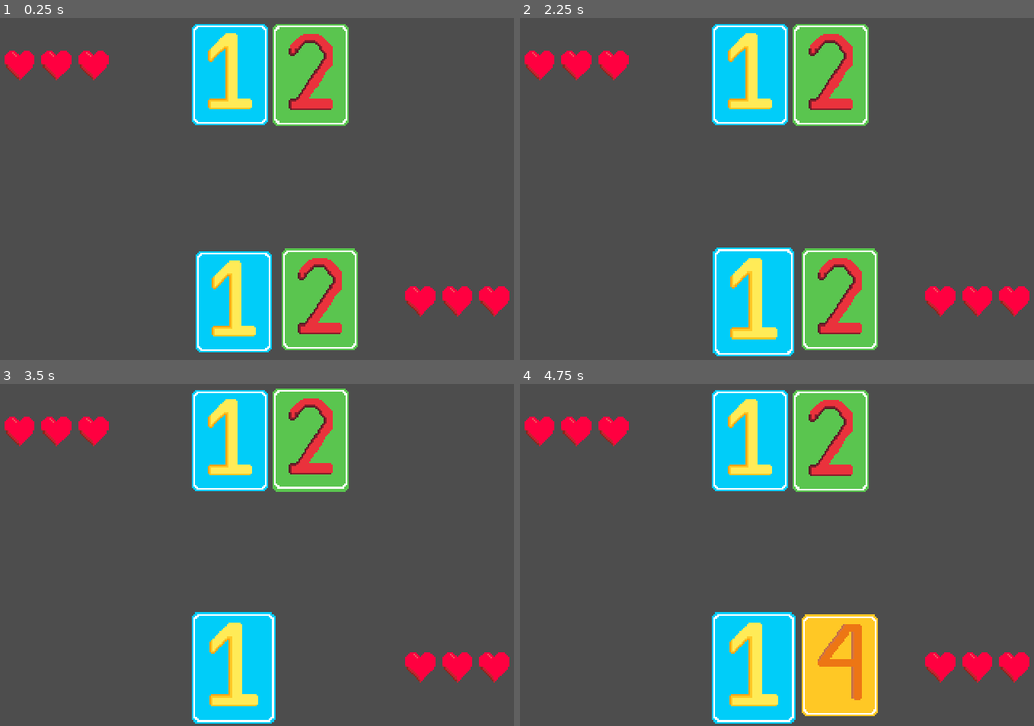
Above: before the commit, frames 1-4 (two rows, left to right).
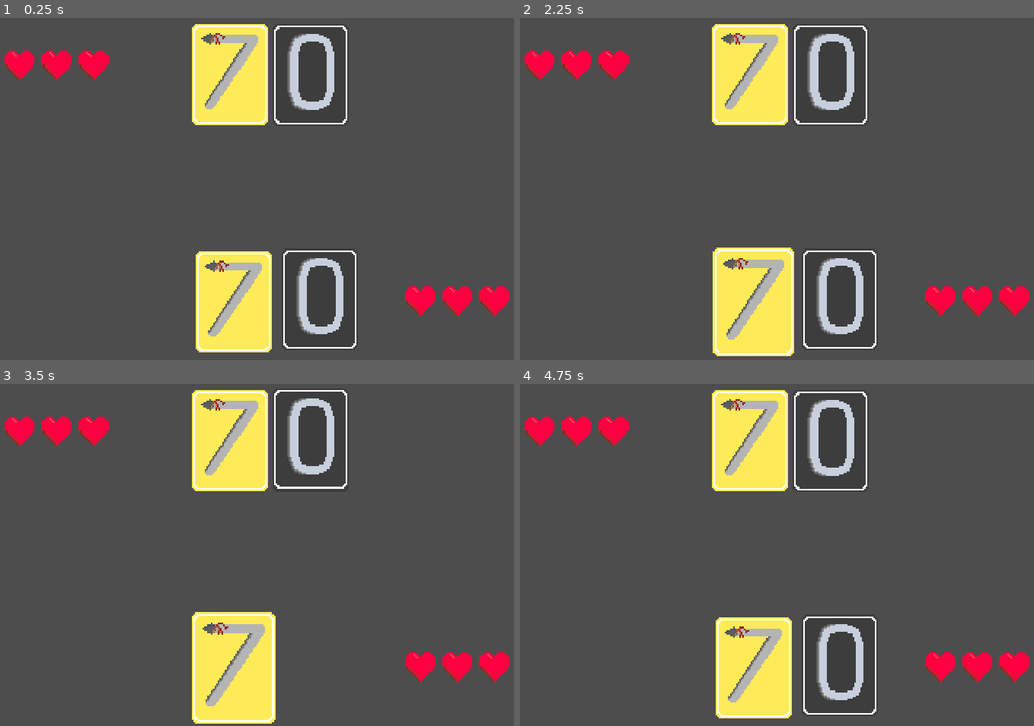
Above: after the commit, the same moments.

Repository: Hex-4/chop-chop-game-thing
Game: Godot game, scene res://dragging.tscn
Two runs of this game, one before a commit and one after it. Both use one fixed random seed, a clock stepped at 60 frames per second and the inputs below.
Inputs (mouse positions are in pixels of both pictures, inside the frame that each line leads up to):
- Up to frame 1 (0.25 s): no input
- Up to frame 2 (2.25 s): tap Enter at 0.5 s; drag from (751, 76) to (751, 301) at 0.52 s; drag from (828, 76) to (751, 301) at 1.27 s; click (751, 301) at 2.17 s
- Up to frame 3 (3.5 s): tap Space at 2.75 s; drag from (318, 664) to (308, 442) at 2.77 s
- Up to frame 4 (4.75 s): move the mouse to (967, 606) at 3.52 s; click (967, 606) at 3.67 s; drag from (602, 503) to (751, 667) at 4.27 s

The runs differ from the first frame. In frame 1, 15% of the frame differs, in the area x 37-70%, y 1-98%; in frame 2, 16%; in frame 3, 12%; in frame 4, 17%, in the area x 37-70%, y 1-100%.
Error before the commit: Invalid access to property or key 'position' on a base object of type 'InputEventKey'. (res://card.gd:48)

Commit message:
Add stuff including win/lose, yay

Diff:
--- /dev/null
+++ b/bottom_win.tscn
@@ -0,0 +1,33 @@
+[gd_scene format=3 uid="uid://dbd70nkde2fwm"]
+
+[node name="Node2D" type="Node2D"]
+
+[node name="RichTextLabel" type="RichTextLabel" parent="."]
+anchors_preset = 5
+anchor_left = 0.5
+anchor_right = 0.5
+offset_left = 194.0
+offset_top = 495.0
+offset_right = 1026.0
+offset_bottom = 641.0
+grow_horizontal = 2
+size_flags_horizontal = 4
+size_flags_vertical = 4
+theme_override_font_sizes/normal_font_size = 100
+bbcode_enabled = true
+text = "[rainbow freq=0.1 sat=0.8 val=0.8][wave amp=150.0 freq=3.0 connected=1]BOTTOM WINS![/wave][/rainbow]"
+
+[node name="RichTextLabel2" type="RichTextLabel" parent="."]
+anchors_preset = 5
+anchor_left = 0.5
+anchor_right = 0.5
+offset_left = 289.0
+offset_top = -6.0
+offset_right = 1041.0
+offset_bottom = 140.0
+grow_horizontal = 2
+size_flags_horizontal = 4
+size_flags_vertical = 4
+theme_override_font_sizes/normal_font_size = 100
+bbcode_enabled = true
+text = "[shake rate=25.0 level=8connected=1]top loses :([/shake]"
--- a/card.gd
+++ b/card.gd
@@ -24,13 +24,28 @@
 
 @onready var sprite = $Testcard
 
+@export var broken = false
+
+var hearts: Node2D
+var enemy_hearts: Node2D
+
 @export var number = 1
+
+@export var enemy_cards: Array[Node2D]
 
 signal played
 
 func _ready():
 	sprite.animation = str(number)
 	played.connect(manager.card_played)
+	if team == 0:
+		hearts = $"../Hearts Bottom"
+		enemy_hearts = $"../../Top team/Hearts Top"
+	elif team == 1:
+		hearts = $"../Hearts Top"
+		enemy_hearts = $"../../Bottom team/Hearts Bottom"
+	print(enemy_hearts)
+	print(hearts)
 
 
 func _process(delta):
@@ -42,48 +57,59 @@
 
 
 func _input(event):
-	if event is InputEventMouseMotion or InputEventMouseButton:
-		var shape_global_rect = $CollisionShape2D.shape.get_rect()
-		shape_global_rect = Rect2(shape_global_rect.position + position, shape_global_rect.size)
-		if shape_global_rect.has_point(event.position):
-
-			if event is InputEventMouseButton and event.double_click:
-				print("ATTAC")
-			if event.button_mask == 1 and (get_parent() == manager.playing) and event is InputEventMouseMotion:
-				cards_that_are_not_being_dragged = []
-				for i in get_tree().get_nodes_in_group("card"):
-					if i.canDrag == false or i == self:
-						cards_that_are_not_being_dragged.append(i)
-				if len(cards_that_are_not_being_dragged) == len(get_tree().get_nodes_in_group("card")):
-					if canDrag == false:
-						prev_pos = position
-					canDrag = true
-
-					z_index = 1000
-			elif event is InputEventMouseButton and event.button_mask == 1 and not canDrag and scale == Vector2(1,1):
-				var active_card: Node = null
-				for i in get_tree().get_nodes_in_group("card"):
-					if i.active:
-						active_card = i
-						break
-				if active_card:
-					active_card.swap(self)
-					var tween = get_tree().create_tween()
-					active = false
-					tween.tween_property(self, "scale", Vector2(1,1), 0.2).set_trans(Tween.TRANS_CUBIC).set_ease(Tween.EASE_OUT)
-
-				elif (get_parent() == manager.playing):
-					var tween = get_tree().create_tween()
-					print("card clicked")
-					active = true
-					tween.tween_property(self, "scale", Vector2(1.1,1.1), 0.2).set_trans(Tween.TRANS_CUBIC).set_ease(Tween.EASE_OUT)
-			elif not event.is_pressed():
-				canDrag = false
-				#var tween = get_tree().create_tween()
-			overlaps = get_overlapping_areas()
-			overlaps = overlaps.filter(remove_non_cards)
-			if not len(overlaps) > 0:
-				get_viewport().set_input_as_handled()
+	if not manager.ended:
+		if event is InputEventMouseMotion or event is InputEventMouseButton:
+			var shape_global_rect = $CollisionShape2D.shape.get_rect()
+			shape_global_rect = Rect2(shape_global_rect.position + position, shape_global_rect.size)
+			if shape_global_rect.has_point(event.position):
+
+				if event is InputEventMouseButton and event.double_click and (get_parent() == manager.playing):
+					attac()
+				if event.button_mask == 1 and (get_parent() == manager.playing) and event is InputEventMouseMotion:
+					cards_that_are_not_being_dragged = []
+					for i in get_tree().get_nodes_in_group("card"):
+						if i.canDrag == false or i == self:
+							cards_that_are_not_being_dragged.append(i)
+					if len(cards_that_are_not_being_dragged) == len(get_tree().get_nodes_in_group("card")):
+						if canDrag == false:
+							prev_pos = position
+						canDrag = true
+
+						z_index = 1000
+				elif event is InputEventMouseButton and event.button_mask == 1 and not canDrag:
+					var active_card: Node = null
+					if get_tree():
+						for i in get_tree().get_nodes_in_group("card"):
+							if i.active:
+								active_card = i
+								break
+						if active_card:
+							print(active_card)
+							if not active_card == self:
+								active_card.swap(self)
+								var tween = get_tree().create_tween()
+								active = false
+								tween.tween_property(self, "scale", Vector2(1,1), 0.2).set_trans(Tween.TRANS_CUBIC).set_ease(Tween.EASE_OUT)
+							else:
+								if scale > Vector2(1,1):
+									var tween = get_tree().create_tween()
+									active = false
+									tween.tween_property(self, "scale", Vector2(1,1), 0.2).set_trans(Tween.TRANS_CUBIC).set_ease(Tween.EASE_OUT)
+
+
+						elif (get_parent() == manager.playing):
+							var tween = get_tree().create_tween()
+							print("card clicked")
+							active = true
+							tween.tween_property(self, "scale", Vector2(1.1,1.1), 0.2).set_trans(Tween.TRANS_CUBIC).set_ease(Tween.EASE_OUT)
+				elif not event.is_pressed():
+					canDrag = false
+					#var tween = get_tree().create_tween()
+				overlaps = get_overlapping_areas()
+				overlaps = overlaps.filter(remove_non_cards)
+				if not len(overlaps) > 0:
+					if get_viewport():
+						get_viewport().set_input_as_handled()
 
 func released():
 	var first_card
@@ -154,6 +180,8 @@
 	else:
 		sum = num1 + num2
 	card2.sprite.animation = str(sum)
+	card2.broken = false
+	card2.number = sum
 
 
 func set_animating_to_false():
@@ -167,3 +195,51 @@
 
 func become_inactive():
 	active = false
+
+func attac():
+	if not broken:
+		if number == 7 or number == 9:
+			check_shield()
+			become_broken()
+		elif number == 6 and hearts.hearts < 3:
+			print("healing!")
+			hearts.increase_hearts()
+			become_broken()
+
+func become_broken():
+	if get_tree():
+		sprite.animation = str(number) + "b"
+		broken = true
+		var tween = get_tree().create_tween()
+		active = false
+		tween.tween_property(self, "scale", Vector2(1,1), 0.2).set_trans(Tween.TRANS_CUBIC).set_ease(Tween.EASE_OUT)
+		played.emit()
+
+func check_shield():
+	var enemy_shield: Node2D = null
+	for c in enemy_cards:
+		if c.number == 5 and c.broken == false:
+			enemy_shield = c
+			break
+	if enemy_shield:
+		enemy_shield.become_broken()
+	else:
+		enemy_hearts.decrease_hearts()
+		check_end()
+
+func check_end():
+	if hearts.hearts <= 0:
+		if team == 0:
+			manager.ended = true
+			get_tree().change_scene_to_file("res://top_win.tscn")
+
+		elif team == 1:
+			manager.ended = true
+			get_tree().change_scene_to_file("res://bottom_win.tscn")
+	elif enemy_hearts.hearts <= 0:
+		if team == 1:
+			manager.ended = true
+			get_tree().change_scene_to_file("res://top_win.tscn")
+		elif team == 0:
+			manager.ended = true
+			get_tree().change_scene_to_file("res://bottom_win.tscn")
--- a/card.tscn
+++ b/card.tscn
@@ -13,7 +13,7 @@
 
 [node name="Testcard" type="AnimatedSprite2D" parent="."]
 sprite_frames = ExtResource("2_bx0sr")
-animation = &"5"
+animation = &"4"
 
 [node name="CollisionShape2D" type="CollisionShape2D" parent="."]
 shape = SubResource("RectangleShape2D_1ulb5")
--- a/cardmanager.gd
+++ b/cardmanager.gd
@@ -4,10 +4,13 @@
 @export var bottom_team: Node2D
 @export var top_team: Node2D
 @export var playing: Node
+var ended = false
+
 
 # Called when the node enters the scene tree for the first time.
 func _ready():
 	playing = bottom_team
+
 
 
 # Called every frame. 'delta' is the elapsed time since the previous frame.
@@ -15,7 +18,19 @@
 	pass
 
 func card_played():
+
+	deactivate_all_cards()
 	if playing == bottom_team:
 		playing = top_team
 	elif playing == top_team:
 		playing = bottom_team
+
+
+
+func deactivate_all_cards() -> void:
+	for i in get_tree().get_nodes_in_group("card"):
+		if i.active:
+			print(i)
+			var tween = get_tree().create_tween()
+			i.active = false
+			tween.tween_property(i, "scale", Vector2(1,1), 0.2).set_trans(Tween.TRANS_CUBIC).set_ease(Tween.EASE_OUT)
--- a/cards.tres
+++ b/cards.tres
@@ -8,9 +8,13 @@
 [ext_resource type="Texture2D" uid="uid://b01peuwyr537l" path="res://cards/4-3x.png" id="5_30yjm"]
 [ext_resource type="Texture2D" uid="uid://6amtjfd26vkv" path="res://cards/6-spritesheet-3x.png" id="6_2c3e4"]
 [ext_resource type="Texture2D" uid="uid://b5q7om3oso3r1" path="res://cards/5-temp.png" id="6_5xjs2"]
+[ext_resource type="Texture2D" uid="uid://dtunw1xl2lpt6" path="res://cards/broken/5-temp-b.png" id="7_3h7ns"]
 [ext_resource type="Texture2D" uid="uid://bbp00vk4lnt8v" path="res://cards/7-3x.png" id="7_enyqe"]
 [ext_resource type="Texture2D" uid="uid://bcam3qcvnf3da" path="res://cards/8-3x.png" id="8_pfdwj"]
 [ext_resource type="Texture2D" uid="uid://c6m50ik4ttgov" path="res://cards/9-3x.png" id="9_0qwrq"]
+[ext_resource type="Texture2D" uid="uid://bpmgthukk7qgg" path="res://cards/broken/6-spritesheet-3x-b.png" id="9_deixa"]
+[ext_resource type="Texture2D" uid="uid://ijyliqyptdxb" path="res://cards/broken/7-3x-b.png" id="11_08ap7"]
+[ext_resource type="Texture2D" uid="uid://dp0wkruy1b7l4" path="res://cards/broken/9-3x-b.png" id="14_i3ls3"]
 
 [sub_resource type="AtlasTexture" id="AtlasTexture_j7wgu"]
 atlas = ExtResource("6_2c3e4")
@@ -38,6 +42,34 @@
 
 [sub_resource type="AtlasTexture" id="AtlasTexture_niopm"]
 atlas = ExtResource("6_2c3e4")
+region = Rect2(864, 0, 144, 192)
+
+[sub_resource type="AtlasTexture" id="AtlasTexture_y6k0j"]
+atlas = ExtResource("9_deixa")
+region = Rect2(0, 0, 144, 192)
+
+[sub_resource type="AtlasTexture" id="AtlasTexture_5vtc4"]
+atlas = ExtResource("9_deixa")
+region = Rect2(144, 0, 144, 192)
+
+[sub_resource type="AtlasTexture" id="AtlasTexture_5eqcf"]
+atlas = ExtResource("9_deixa")
+region = Rect2(288, 0, 144, 192)
+
+[sub_resource type="AtlasTexture" id="AtlasTexture_hwrt2"]
+atlas = ExtResource("9_deixa")
+region = Rect2(432, 0, 144, 192)
+
+[sub_resource type="AtlasTexture" id="AtlasTexture_ljj0b"]
+atlas = ExtResource("9_deixa")
+region = Rect2(576, 0, 144, 192)
+
+[sub_resource type="AtlasTexture" id="AtlasTexture_jiwju"]
+atlas = ExtResource("9_deixa")
+region = Rect2(720, 0, 144, 192)
+
+[sub_resource type="AtlasTexture" id="AtlasTexture_dtaae"]
+atlas = ExtResource("9_deixa")
 region = Rect2(864, 0, 144, 192)
 
 [sub_resource type="AtlasTexture" id="AtlasTexture_igb7m"]
@@ -104,6 +136,14 @@
 }, {
 "frames": [{
 "duration": 1.0,
+"texture": ExtResource("7_3h7ns")
+}],
+"loop": true,
+"name": &"5b",
+"speed": 5.0
+}, {
+"frames": [{
+"duration": 1.0,
 "texture": SubResource("AtlasTexture_j7wgu")
 }, {
 "duration": 1.0,
@@ -130,6 +170,32 @@
 }, {
 "frames": [{
 "duration": 1.0,
+"texture": SubResource("AtlasTexture_y6k0j")
+}, {
+"duration": 1.0,
+"texture": SubResource("AtlasTexture_5vtc4")
+}, {
+"duration": 1.0,
+"texture": SubResource("AtlasTexture_5eqcf")
+}, {
+"duration": 1.0,
+"texture": SubResource("AtlasTexture_hwrt2")
+}, {
+"duration": 1.0,
+"texture": SubResource("AtlasTexture_ljj0b")
+}, {
+"duration": 1.0,
+"texture": SubResource("AtlasTexture_jiwju")
+}, {
+"duration": 1.0,
+"texture": SubResource("AtlasTexture_dtaae")
+}],
+"loop": false,
+"name": &"6b",
+"speed": 16.0
+}, {
+"frames": [{
+"duration": 1.0,
 "texture": ExtResource("7_enyqe")
 }],
 "loop": true,
@@ -138,6 +204,14 @@
 }, {
 "frames": [{
 "duration": 1.0,
+"texture": ExtResource("11_08ap7")
+}],
+"loop": true,
+"name": &"7b",
+"speed": 5.0
+}, {
+"frames": [{
+"duration": 1.0,
 "texture": ExtResource("8_pfdwj")
 }],
 "loop": true,
@@ -150,6 +224,14 @@
 }],
 "loop": true,
 "name": &"9",
+"speed": 5.0
+}, {
+"frames": [{
+"duration": 1.0,
+"texture": ExtResource("14_i3ls3")
+}],
+"loop": true,
+"name": &"9b",
 "speed": 5.0
 }, {
 "frames": [{
--- a/dragging.tscn
+++ b/dragging.tscn
@@ -32,19 +32,23 @@
 position = Vector2(140, 0)
 texture = ExtResource("2_vcdgv")
 
-[node name="top 1" parent="Top team" instance=ExtResource("2_vdxtg")]
+[node name="top 1" parent="Top team" node_paths=PackedStringArray("enemy_cards") instance=ExtResource("2_vdxtg")]
 position = Vector2(514, 107)
 team = 1
+number = 7
+enemy_cards = [NodePath("../../Bottom team/bottom 1"), NodePath("../../Bottom team/bottom 2")]
 
-[node name="top 2" parent="Top team" instance=ExtResource("2_vdxtg")]
+[node name="top 2" parent="Top team" node_paths=PackedStringArray("enemy_cards") instance=ExtResource("2_vdxtg")]
 position = Vector2(667, 108)
 team = 1
-number = 2
+number = 0
+enemy_cards = [NodePath("../../Bottom team/bottom 1"), NodePath("../../Bottom team/bottom 2")]
 
 [node name="Bottom team" type="Node2D" parent="."]
 
 [node name="Hearts Bottom" type="Node2D" parent="Bottom team"]
 position = Vector2(874, 537)
+script = ExtResource("2_ugjs4")
 metadata/_edit_group_ = true
 
 [node name="1" type="Sprite2D" parent="Bottom team/Hearts Bottom"]
@@ -58,12 +62,15 @@
 position = Vector2(140, 0)
 texture = ExtResource("2_vcdgv")
 
-[node name="bottom 1" parent="Bottom team" instance=ExtResource("2_vdxtg")]
+[node name="bottom 1" parent="Bottom team" node_paths=PackedStringArray("enemy_cards") instance=ExtResource("2_vdxtg")]
 position = Vector2(521, 538)
+number = 7
+enemy_cards = [NodePath("../../Top team/top 1"), NodePath("../../Top team/top 2")]
 
-[node name="bottom 2" parent="Bottom team" instance=ExtResource("2_vdxtg")]
+[node name="bottom 2" parent="Bottom team" node_paths=PackedStringArray("enemy_cards") instance=ExtResource("2_vdxtg")]
 position = Vector2(684, 533)
-number = 2
+number = 0
+enemy_cards = [NodePath("../../Top team/top 1"), NodePath("../../Top team/top 2")]
 
 [node name="Background" type="Area2D" parent="."]
 visible = false
--- a/hearts.gd
+++ b/hearts.gd
@@ -1,7 +1,7 @@
 extends Node2D
 
 @onready var team_node: Node = $".."
-var hearts = 3:
+var hearts: int = 3:
 	get:
 		return hearts
 	set(value):
@@ -18,12 +18,19 @@
 func _process(delta: float) -> void:
 	pass
 
-func change_visible_hearts(new_value):
-	var diff = new_value - hearts
-	if diff > 0:
-		var tween = get_tree().create_tween()
-		for i in range(0,diff):
-			tween.tween_property(get_node(str(new_value - i)), "scale", Vector2(0,0), 0.2).set_trans(Tween.TRANS_CUBIC).set_ease(Tween.EASE_OUT)
+func change_visible_hearts(new_value: int):
+	if new_value < hearts:
+		var diff: int = hearts - new_value
+		for i in range(diff):
+			var tween = get_tree().create_tween()
+			tween.tween_property(get_node(str(hearts - i)), "scale", Vector2(0,0), 0.2).set_trans(Tween.TRANS_CUBIC).set_ease(Tween.EASE_OUT) # get last heart
+
+	if new_value > hearts:
+		var diff: int = new_value - hearts
+		for i in range(diff):
+			var tween = get_tree().create_tween()
+			tween.tween_property(get_node(str(hearts + i + 1)), "scale", Vector2(1,1), 0.2).set_trans(Tween.TRANS_CUBIC).set_ease(Tween.EASE_OUT) # get last heart
+
 
 func increase_hearts():
 	hearts += 1
--- /dev/null
+++ b/top_win.tscn
@@ -0,0 +1,33 @@
+[gd_scene format=3 uid="uid://bnnqim23y34qk"]
+
+[node name="Node2D" type="Node2D"]
+
+[node name="RichTextLabel" type="RichTextLabel" parent="."]
+anchors_preset = 5
+anchor_left = 0.5
+anchor_right = 0.5
+offset_left = 311.0
+offset_top = 3.0
+offset_right = 887.0
+offset_bottom = 149.0
+grow_horizontal = 2
+size_flags_horizontal = 4
+size_flags_vertical = 4
+theme_override_font_sizes/normal_font_size = 100
+bbcode_enabled = true
+text = "[rainbow freq=0.1 sat=0.8 val=0.8][wave amp=150.0 freq=3.0 connected=1]TOP WINS![/wave][/rainbow]"
+
+[node name="RichTextLabel2" type="RichTextLabel" parent="."]
+anchors_preset = 5
+anchor_left = 0.5
+anchor_right = 0.5
+offset_left = 232.0
+offset_top = 483.0
+offset_right = 984.0
+offset_bottom = 629.0
+grow_horizontal = 2
+size_flags_horizontal = 4
+size_flags_vertical = 4
+theme_override_font_sizes/normal_font_size = 100
+bbcode_enabled = true
+text = "[shake rate=25.0 level=8connected=1]bottom loses :([/shake]"
Not shown: 1 places in cards.tres that only renumber resources
Binary file changed: cards/3-3x.png
Binary file changed: cards/4-3x.png
Binary file changed: cards/8-3x.png
Binary file added: cards/Niblet.png
Not shown, added: cards/Niblet.png.import
Binary file added: cards/broken/5-temp-b.png
Not shown, added: cards/broken/5-temp-b.png.import
Binary file added: cards/broken/6-spritesheet-3x-b.png
Not shown, added: cards/broken/6-spritesheet-3x-b.png.import
Binary file added: cards/broken/7-3x-b.png
Not shown, added: cards/broken/7-3x-b.png.import
(and 8 more such lines)
